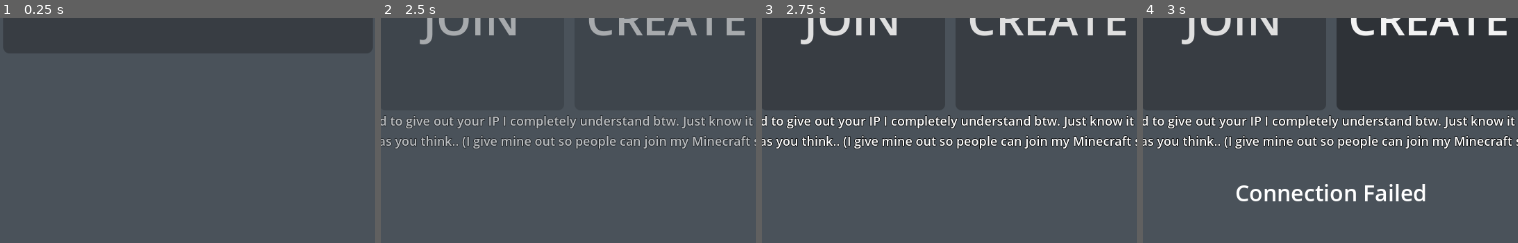
Above: before the commit, frames 1-4 (left to right).
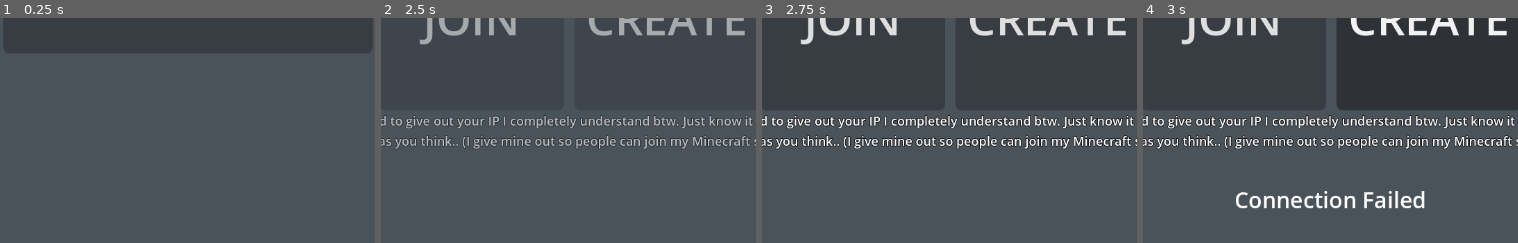
Above: after the commit, the same moments.

Repository: ToolSchism/RPS-BATTLE
Game: Godot game, scene res://scenes/main_menu.tscn
Same seed, same stepped clock (60 frames per second), same inputs: the game is played once before the commit and once after it.
Inputs (mouse positions are % of the whole screen's width and height, from its top left):
- Up to frame 1 (0.25 s): no input
- Up to frame 2 (2.5 s): click "PLAY" at 0.5 s; click "PLAY" at 1.25 s; click (34, 25) at 2.02 s; type "12" at 2.1 s
- Up to frame 3 (2.75 s): no input
- Up to frame 4 (3 s): click "CREATE" at 2.75 s
The pictures show only the part of the screen within x 22-72%, y 50-100%; the shares and areas given below are measured in that part.

Frames 1-3 are identical in both runs. In frame 4, 2.6% of the frame differs, in the area x 24-76%, y 73-85%.

Commit message:
update 2

Diff:
--- a/code-main/scenes/connection_menu.tscn
+++ b/code-main/scenes/connection_menu.tscn
@@ -38,16 +38,16 @@
 anchor_top = 1.0
 anchor_right = 0.5
 anchor_bottom = 1.0
-offset_left = -20.0
-offset_top = -95.0
-offset_right = 20.0
-offset_bottom = -50.0
+offset_left = -396.0
+offset_top = -125.0
+offset_right = 395.0
 grow_horizontal = 2
 grow_vertical = 0
 mouse_filter = 1
 theme_override_font_sizes/font_size = 32
 horizontal_alignment = 1
 vertical_alignment = 1
+autowrap_mode = 3
 
 [node name="Label" type="Label" parent="."]
 layout_mode = 1
--- a/code-main/scenes/game_scene.tscn
+++ b/code-main/scenes/game_scene.tscn
@@ -164,3 +164,19 @@
 theme_override_styles/normal = ExtResource("1_8t7lp")
 icon = ExtResource("4_1dh6q")
 expand_icon = true
+
+[node name="Rounds" type="Label" parent="."]
+layout_mode = 1
+anchors_preset = 8
+anchor_left = 0.5
+anchor_top = 0.5
+anchor_right = 0.5
+anchor_bottom = 0.5
+offset_left = -63.5
+offset_top = -142.5
+offset_right = 63.5
+offset_bottom = -45.5
+grow_horizontal = 2
+grow_vertical = 2
+theme_override_font_sizes/font_size = 64
+text = "0 - 0"
--- a/code-main/scenes/global/trans.tscn
+++ b/code-main/scenes/global/trans.tscn
@@ -9,6 +9,33 @@
 shader_parameter/block_width = 0.07
 shader_parameter/triangle_size_pixels = 33.258
 shader_parameter/wave_offset = 0.404
+
+[sub_resource type="Animation" id="Animation_xnpi8"]
+length = 0.001
+tracks/0/type = "value"
+tracks/0/imported = false
+tracks/0/enabled = true
+tracks/0/path = NodePath("Background:material:shader_parameter/block_width")
+tracks/0/interp = 1
+tracks/0/loop_wrap = true
+tracks/0/keys = {
+"times": PackedFloat32Array(0),
+"transitions": PackedFloat32Array(1),
+"update": 0,
+"values": [0.07]
+}
+tracks/1/type = "value"
+tracks/1/imported = false
+tracks/1/enabled = true
+tracks/1/path = NodePath("Background2:modulate")
+tracks/1/interp = 1
+tracks/1/loop_wrap = true
+tracks/1/keys = {
+"times": PackedFloat32Array(0),
+"transitions": PackedFloat32Array(1),
+"update": 0,
+"values": [Color(1, 1, 1, 0)]
+}
 
 [sub_resource type="Animation" id="Animation_173rw"]
 resource_name = "trans"
@@ -35,33 +62,6 @@
 "transitions": PackedFloat32Array(1, 3.605),
 "update": 0,
 "values": [0.07, 1.0]
-}
-
-[sub_resource type="Animation" id="Animation_xnpi8"]
-length = 0.001
-tracks/0/type = "value"
-tracks/0/imported = false
-tracks/0/enabled = true
-tracks/0/path = NodePath("Background:material:shader_parameter/block_width")
-tracks/0/interp = 1
-tracks/0/loop_wrap = true
-tracks/0/keys = {
-"times": PackedFloat32Array(0),
-"transitions": PackedFloat32Array(1),
-"update": 0,
-"values": [0.07]
-}
-tracks/1/type = "value"
-tracks/1/imported = false
-tracks/1/enabled = true
-tracks/1/path = NodePath("Background2:modulate")
-tracks/1/interp = 1
-tracks/1/loop_wrap = true
-tracks/1/keys = {
-"times": PackedFloat32Array(0),
-"transitions": PackedFloat32Array(1),
-"update": 0,
-"values": [Color(1, 1, 1, 0)]
 }
 
 [sub_resource type="AnimationLibrary" id="AnimationLibrary_4mx0b"]
--- a/code-main/scripts/game_scene.gd
+++ b/code-main/scripts/game_scene.gd
@@ -11,6 +11,9 @@
 var local_choice = null
 var opponent_choice = null
 var local_peer_id = 0
+
+var local_wins: int = 0
+var opponent_wins: int = 0
 
 @onready var result_label: Label = $Background/ResultLabel
 @onready var scissors_button: Button = $GridContainer/Scissors
@@ -95,28 +98,27 @@
 		(local_choice == Choice.SCISSORS and opponent_choice == Choice.PAPER)
 	):
 		result = "You Win!"
+		local_wins += 1
 		winner_name = Network.player_name
 	else:
 		result = "Opponent Wins!"
+		opponent_wins += 1
 		winner_name = Network.opponent_name
 
 	print("Result determined: ", result, " Winner: ", winner_name)
+	rpc("show_result", result, winner_name, local_wins, opponent_wins)
 
-	# Broadcast the result to all clients
-	rpc("show_result", result, winner_name)
 
-# Receive and display result
 @rpc("call_local", "authority", "reliable")
-func show_result(result, winner_name):
+func show_result(result, winner_name, local_score, opponent_score):
 	print("Showing result - Winner: ", winner_name, " Result: ", result)
 	result_label.text = "%s wins!" % [winner_name]
 
-	# Reset for next round
+	$Rounds.text = "%s - %s" % [local_score, opponent_score]
+
 	local_choice = null
 	opponent_choice = null
 
-	# IF this were a larger project this would be an animation btw
-	# Re-enable buttons after a short delay
 	await get_tree().create_timer(2.0).timeout
 	result_label.text = "Reset!"
 	await get_tree().create_timer(0.75).timeout
@@ -128,7 +130,6 @@
 func on_player_connected(id):
 	print("Player connected with ID: ", id)
 
-	# Reset the game state
 	result_label.text = ""
 	rock_button.disabled = false
 	paper_button.disabled = false
